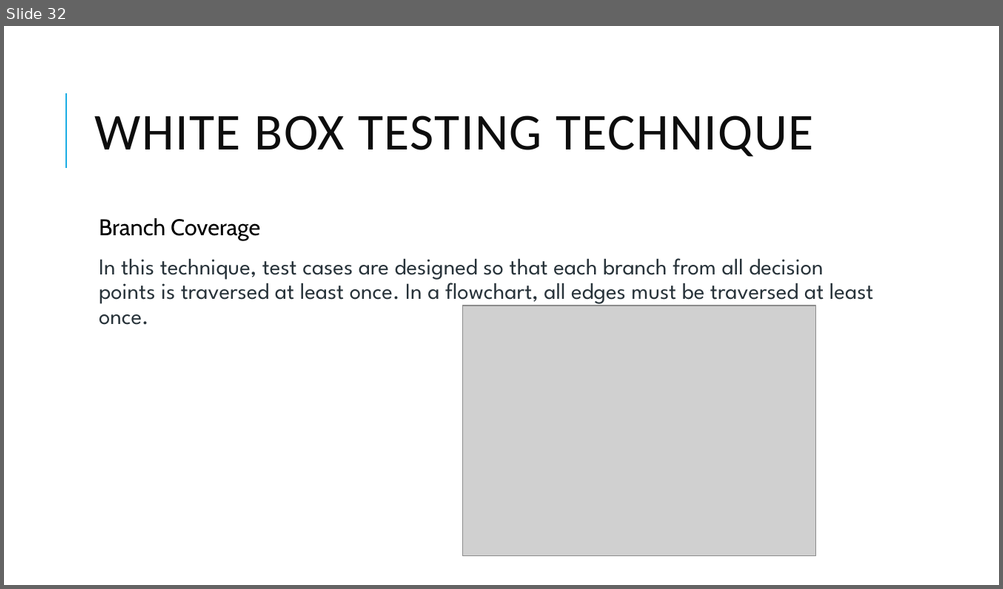
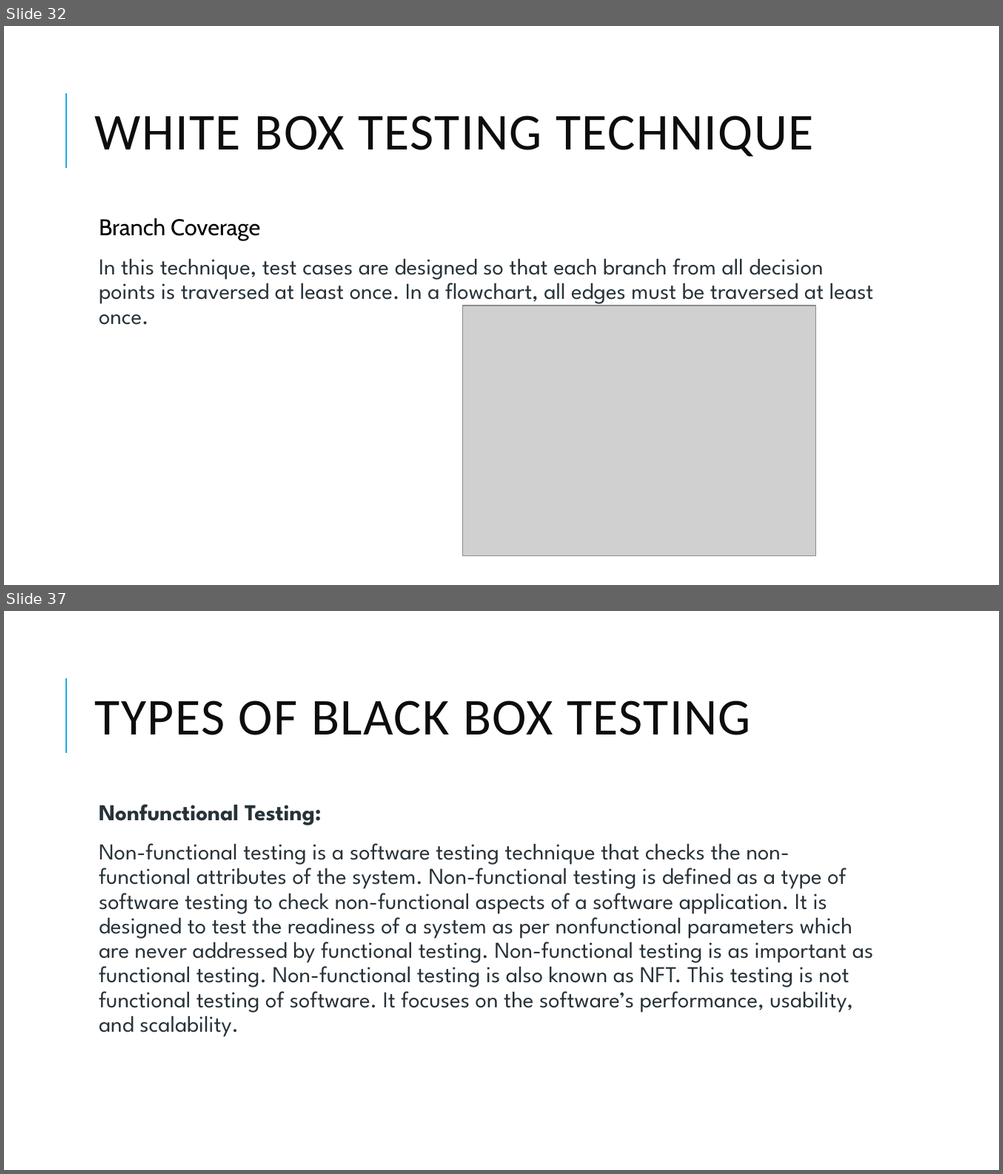
Before and after one commit to skandhwa/GroSkillIT-Batch1, a slide deck: class2.pptx. Shown one above the other, each under a label of ours: slide 32 before the commit, slides 32 and 37 after it; the slides between them are not shown. The pictures are 1003x589 and 1003x1174 pixels, drawn with LibreOffice and Linux fonts; fonts in the diff are those of the drawing; grey boxes stand for pictures. Boxes give left, top, right and bottom in pixels: in the first picture for what was removed or moved away, otherwise in the second. Text is boxed around its words. In the diff, an @@ line names an element or a change of style, - is before the commit and + after.

```diff
--- a/class2.pptx
+++ b/class2.pptx
@@ slide 37 added at [4,611,999,1170], background #FFFFFF; not listed: 1 template element that a slide beside it also shows @@
@@ title added at [95,701,750,735], 50 pt, text #0D0D0D @@
+TYPES OF BLACK BOX TESTING
@@ text added at [99,804,874,1037], 22 pt, text #273239 @@
+  Nonfunctional Testing:
+  Non-functional testing is a software testing technique that checks the non-functional attributes of the system. Non-functional testing is defined as a type of software testing to check non-functional aspects of a software application. It is designed to test the readiness of a system as per nonfunctional parameters which are never addressed by functional testing. Non-functional testing is as important as functional testing. Non-functional testing is also known as NFT. This testing is not functional testing of software. It focuses on the software’s performance, usability, and scalability.
```
Also in this commit, not shown: 1 slide changed, 15 other slides added.
